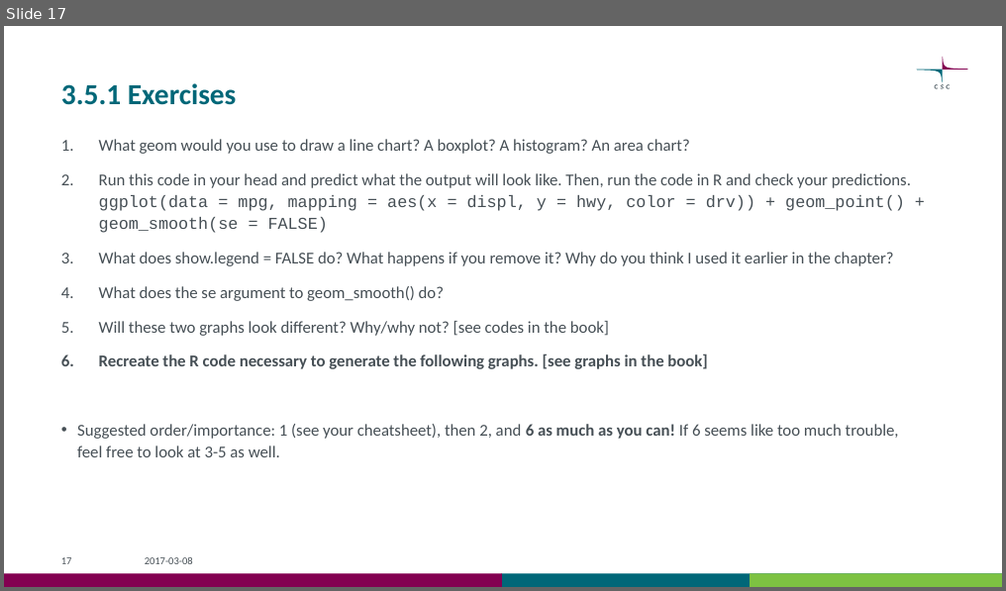
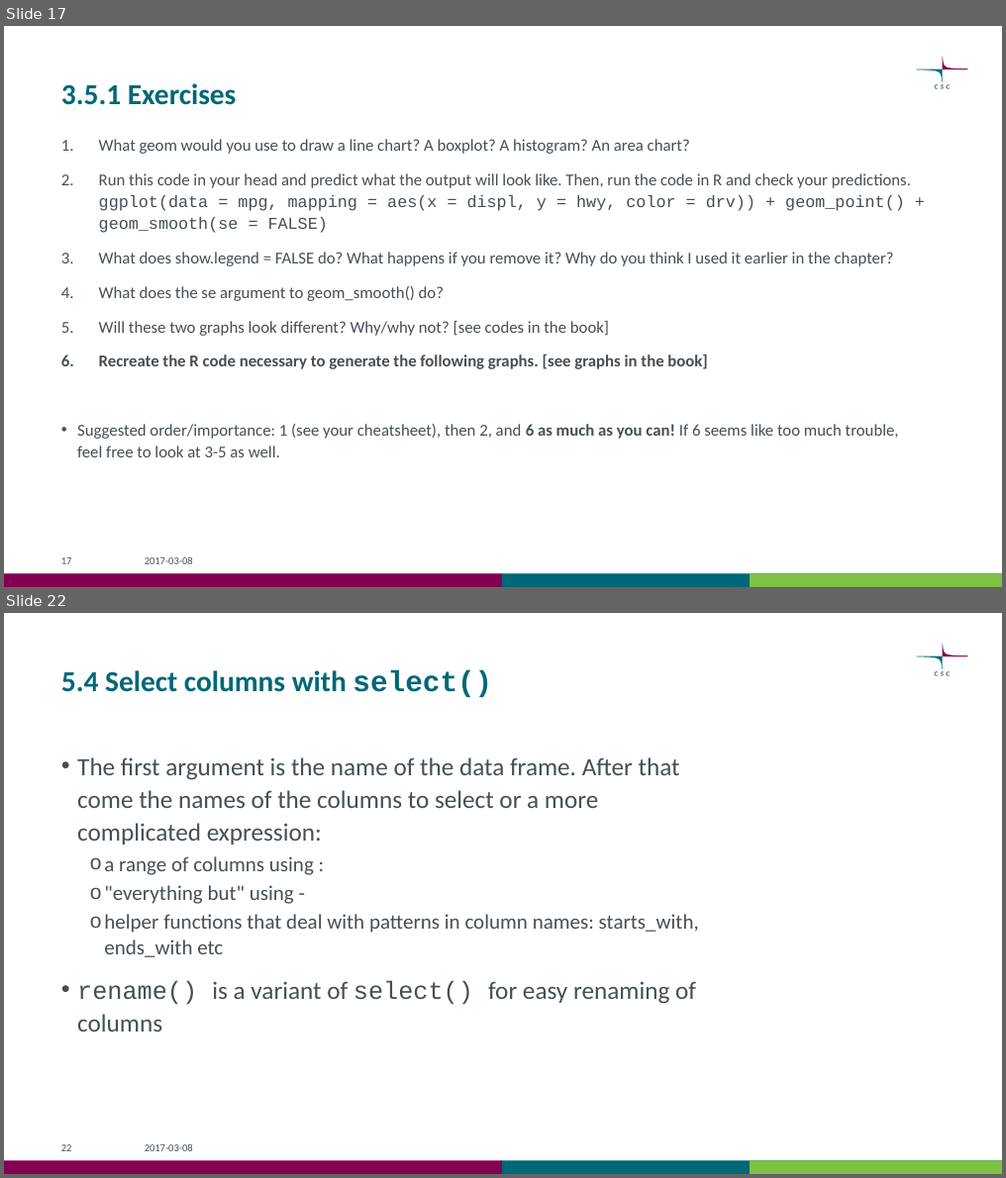
Before and after one commit to csc-training/wrangling-with-R, a slide deck: wrangling_with_r_bio18.pptx. Shown one above the other, each under a label of ours: slide 17 before the commit, slides 17 and 22 after it; the slides between them are not shown. The pictures are 1006x591 and 1006x1178 pixels, drawn with LibreOffice and Linux fonts; fonts in the diff are those of the drawing. Boxes give left, top, right and bottom in pixels: in the first picture for what was removed or moved away, otherwise in the second. Text is boxed around its words. In the diff, an @@ line names an element or a change of style, - is before the commit and + after.

```diff
--- a/wrangling_with_r_bio18.pptx
+++ b/wrangling_with_r_bio18.pptx
@@ slide 22 added at box(4, 613, 1002, 1174), background #FFFFFF; not listed: 6 template elements that a slide beside it also shows @@
@@ title added at box(61, 670, 492, 697), 28 pt, text #006778, bold @@
+5.4 Select columns with select()
@@ text added at box(77, 758, 699, 1032), 24 pt, text #465055 @@
+• The first argument is the name of the data frame. After that come the names of the columns to select or a more complicated expression:
+  o a range of columns using :
+  o "everything but" using -
+  o helper functions that deal with patterns in column names: starts_with, ends_with etc
+• rename() is a variant of select() for easy renaming of columns
@@ page number added at box(61, 1145, 72, 1152), 10 pt, text #465055 @@
+22
@@ text added at box(145, 1145, 193, 1152), 10 pt, text #465055 @@
+2017-03-08
```
Also in this commit, not shown: 1 slide changed, 9 other slides added, 1 other file.
